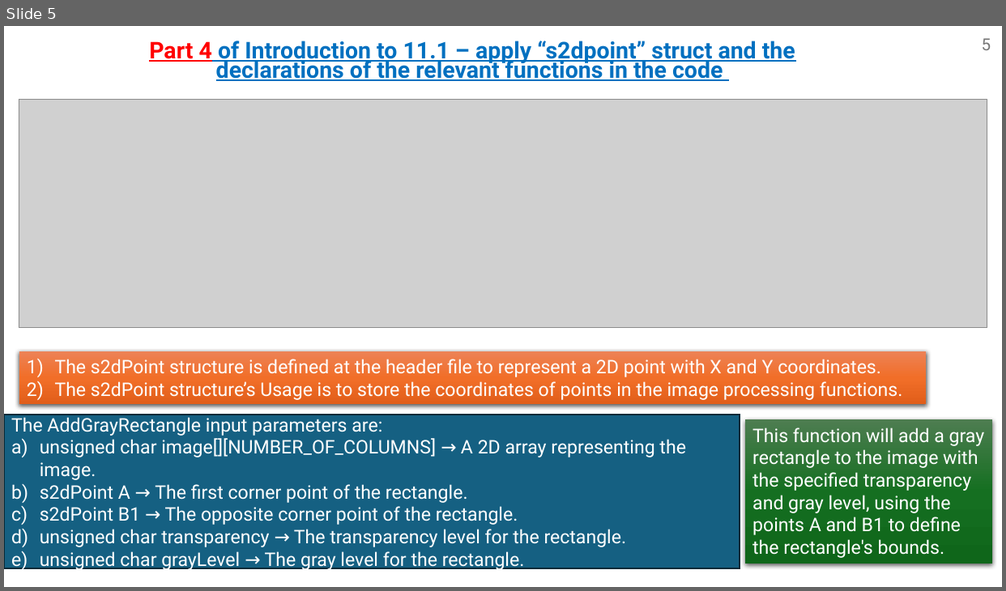
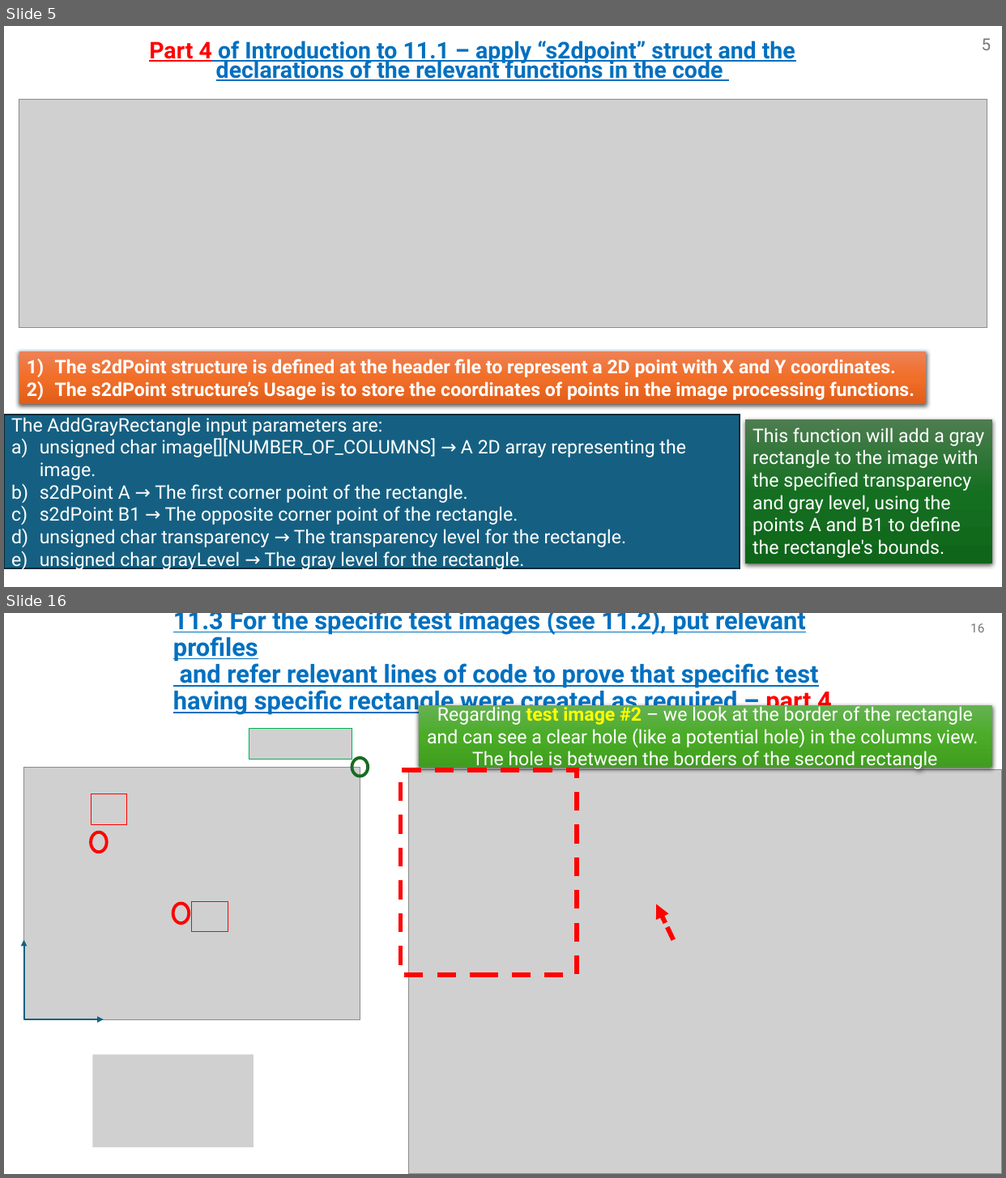
Before and after one commit to omripony/image-processing, a slide deck: labs/Assignment_11.pptx. Shown one above the other, each under a label of ours: slide 5 before the commit, slides 5 and 16 after it; the slides between them are not shown. The pictures are 1006x591 and 1006x1178 pixels, drawn with LibreOffice and Linux fonts; fonts in the diff are those of the drawing; grey boxes stand for pictures. Boxes give left, top, right and bottom in pixels: in the first picture for what was removed or moved away, otherwise in the second. Text is boxed around its words. In the diff, an @@ line names an element or a change of style, - is before the commit and + after.

```diff
--- a/labs/Assignment_11.pptx
+++ b/labs/Assignment_11.pptx
@@ slide 16 added at (x1=4, y1=613, x2=1002, y2=1174), background #FFFFFF @@
@@ text added at (x1=173, y1=613, x2=832, y2=717), 24 pt, text #0070C0, bold, underline @@
+11.3 For the specific test images (see 11.2), put relevant profiles
+and refer relevant lines of code to prove that specific test having specific rectangle were created as required – part 4
@@ page number added at (x1=970, y1=624, x2=984, y2=632), 12 pt, text #797979 @@
+16
@@ rectangle added at (x1=419, y1=705, x2=992, y2=767), fill gradient #66B354 to #4BAD28 to #409F1E, 18 pt, text #FFFFFF @@
+Regarding test image #2 – we look at the border of the rectangle and can see a clear hole (like a potential hole) in the columns view. The hole is between the borders of the second rectangle
@@ picture added at (x1=249, y1=729, x2=352, y2=759) @@
@@ ellipse added at (x1=352, y1=758, x2=368, y2=777), outline #196B24 3 pt @@
@@ picture added at (x1=24, y1=768, x2=360, y2=1020) @@
@@ rectangle added at (x1=401, y1=770, x2=577, y2=975), outline #FF0000 4.5 pt dashed @@
@@ picture added at (x1=408, y1=770, x2=1002, y2=1174) @@
@@ picture added at (x1=91, y1=794, x2=127, y2=824) @@
@@ ellipse added at (x1=91, y1=833, x2=107, y2=853), outline #FF0000 3 pt @@
@@ ellipse added at (x1=173, y1=904, x2=189, y2=924), outline #FF0000 3 pt @@
@@ picture added at (x1=192, y1=902, x2=228, y2=932) @@
@@ arrow added from (673, 940) to (657, 905), #FF0000 4.5 pt dashed @@
@@ arrow added from (24, 1020) to (24, 940), #156082 1.5 pt @@
@@ arrow added from (24, 1020) to (104, 1020), #156082 1.5 pt @@
@@ picture added at (x1=92, y1=1054, x2=253, y2=1148) @@
@@ slide 5 changed as well @@
@@ rectangle "The s2dPoint structure is defined ..." at (x1=19, y1=352, x2=927, y2=405): bold on @@
```
Also in this commit, not shown: 5 other slides changed, 22 other slides added, 9 slides removed.
